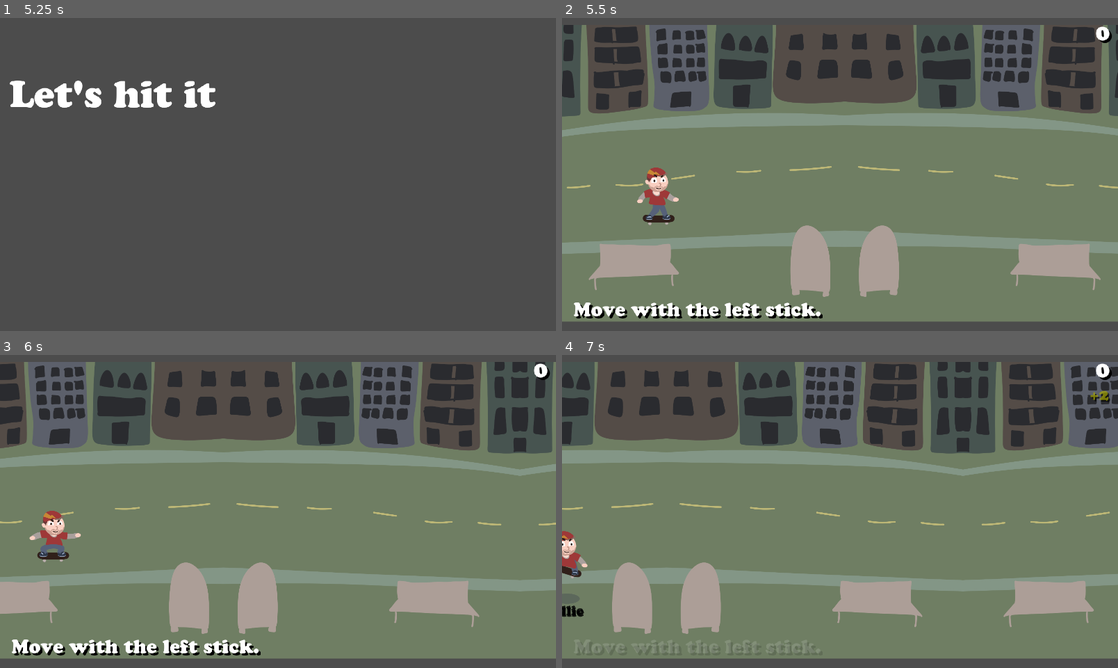
Above: before the commit, frames 1-4 (two rows, left to right).
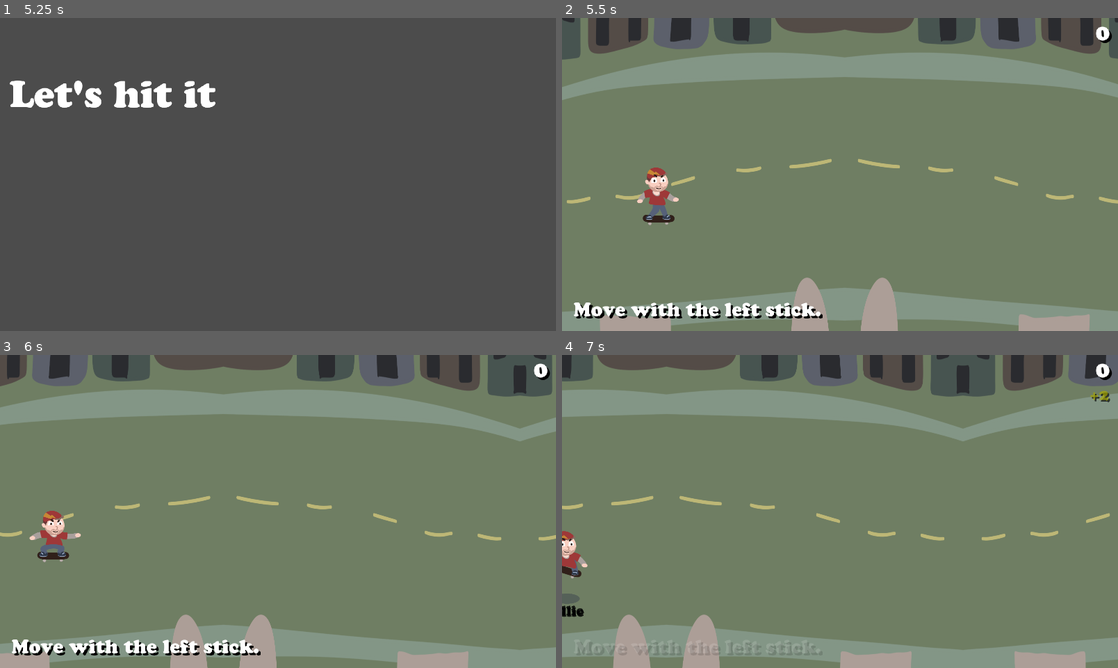
Above: after the commit, the same moments.

Repository: proximadams/The-Radical-Adventures-of-Chris-Pointon
Game: Godot game, scene res://scenes/TitleScreen.tscn
Same seed, same stepped clock (60 frames per second), same inputs: the game is played once before the commit and once after it.
Inputs:
- Up to frame 1 (5.25 s): hold D (move_right) 0.53-1.25 s; hold Down (shift_crouch) 0.53-1.25 s; tap Up (shift_jump) at 0.77, 2.27, 4.52 s; click "Start" at 1.25 s; hold S (move_down) 2.03-2.78 s; tap Down (shift_crouch) at 2.1, 4.35 s; hold D (move_right) 2.78-3.5 s; hold Down (shift_crouch) 2.78-3.5 s; click "Yes" at 3.5 s; hold W (move_up) 4.28-5.03 s; tap Enter at 5 s; hold A (move_left) from 5.03 s (still down); hold Down (shift_crouch) from 5.03 s (still down)
- Up to frame 2 (5.5 s): keep holding A (move_left); keep holding Down (shift_crouch); tap Up (shift_jump) at 5.27 s
- Up to frame 3 (6 s): keep holding A (move_left); release Down (shift_crouch) at 5.78 s; tap Down (shift_crouch) at 5.85 s
- Up to frame 4 (7 s): tap Up (shift_jump) at 6.02 s; release A (move_left) at 6.53 s; hold S (move_down) from 6.53 s (still down); hold Down (shift_crouch) from 6.53 s (still down)

Frame 1 is identical in both runs. In frame 2, 44% of the frame differs, in the area x 0-100%, y 0-100%; in frame 3, 43%; in frame 4, 44%.

Commit message:
record keeping

Diff:
--- a/code/Level.gd
+++ b/code/Level.gd
@@ -1,5 +1,6 @@
 extends Node2D
 
+onready var gameOverHeader   : Control = $CanvasLayer/GameOverScreen/Header
 onready var environment      : Node2D          = $Environment
 onready var player           : Node2D          = $Player
 onready var score            : Control         = $CanvasLayer/Score
@@ -44,8 +45,14 @@
 	score.show_new_points(points)
 
 func game_over() -> void:
+	var isNewRecord : bool = (Records.recordsArr.size() != 0 and Records.recordsArr.max() < score.totalPoints)
 	animGameOver.play('animate')
 	tree.paused = true
+	Records.recordsArr.append(score.totalPoints)
+	if isNewRecord:
+		gameOverHeader.text = 'New Record!'
+	else:
+		gameOverHeader.text = 'Try Again.'
 
 func play_again():
 	tree.paused = false
--- a/code/Player.gd
+++ b/code/Player.gd
@@ -132,6 +132,7 @@
 			movementDirection.y = 0.0
 		movementDirection = movementDirection.normalized()
 		position += movementDirection * delta * SPEED
+	global_position.y = clamp(global_position.y, 180, 990)
 
 	# tricks
 	_listen_for_trick_inputs(delta)
--- /dev/null
+++ b/code/Records.gd
@@ -0,0 +1,3 @@
+extends Node
+
+var recordsArr : Array = []
--- /dev/null
+++ b/code/Scores.gd
@@ -0,0 +1,16 @@
+extends Node
+
+
+# Declare member variables here. Examples:
+# var a = 2
+# var b = "text"
+
+
+# Called when the node enters the scene tree for the first time.
+func _ready():
+	pass # Replace with function body.
+
+
+# Called every frame. 'delta' is the elapsed time since the previous frame.
+#func _process(delta):
+#	pass
--- a/project.godot
+++ b/project.godot
@@ -13,6 +13,10 @@
 config/name="The Radical Adventures Of Chris Pointon"
 run/main_scene="res://scenes/TitleScreen.tscn"
 config/icon="res://icon.png"
+
+[autoload]
+
+Records="*res://code/Records.gd"
 
 [display]
 
@@ -57,13 +61,13 @@
  ]
 }
 shift_forward={
-"deadzone": 0.5,
+"deadzone": 0.9,
 "events": [ Object(InputEventKey,"resource_local_to_scene":false,"resource_name":"","device":0,"alt":false,"shift":false,"control":false,"meta":false,"command":false,"pressed":false,"scancode":0,"physical_scancode":16777233,"unicode":0,"echo":false,"script":null)
 , Object(InputEventJoypadMotion,"resource_local_to_scene":false,"resource_name":"","device":0,"axis":2,"axis_value":1.0,"script":null)
  ]
 }
 shift_back={
-"deadzone": 0.5,
+"deadzone": 0.9,
 "events": [ Object(InputEventKey,"resource_local_to_scene":false,"resource_name":"","device":0,"alt":false,"shift":false,"control":false,"meta":false,"command":false,"pressed":false,"scancode":0,"physical_scancode":16777231,"unicode":0,"echo":false,"script":null)
 , Object(InputEventJoypadMotion,"resource_local_to_scene":false,"resource_name":"","device":0,"axis":2,"axis_value":-1.0,"script":null)
  ]
--- a/scenes/Level.tscn
+++ b/scenes/Level.tscn
@@ -33,7 +33,7 @@
 "values": [ Color( 1, 1, 1, 0 ) ]
 }
 tracks/1/type = "value"
-tracks/1/path = NodePath("GameOver:modulate")
+tracks/1/path = NodePath("Header:modulate")
 tracks/1/interp = 1
 tracks/1/loop_wrap = true
 tracks/1/imported = false
@@ -109,7 +109,7 @@
 "values": [ Color( 1, 1, 1, 0 ), Color( 1, 1, 1, 1 ) ]
 }
 tracks/1/type = "value"
-tracks/1/path = NodePath("GameOver:modulate")
+tracks/1/path = NodePath("Header:modulate")
 tracks/1/interp = 1
 tracks/1/loop_wrap = true
 tracks/1/imported = false
@@ -260,7 +260,7 @@
 "values": [ Color( 1, 1, 1, 0 ) ]
 }
 tracks/3/type = "value"
-tracks/3/path = NodePath("GameOver:modulate")
+tracks/3/path = NodePath("Header:modulate")
 tracks/3/interp = 1
 tracks/3/loop_wrap = true
 tracks/3/imported = false
@@ -1182,7 +1182,7 @@
 "times": PoolRealArray( 0 ),
 "transitions": PoolRealArray( 1 ),
 "update": 0,
-"values": [ Color( 1, 1, 1, 0.54902 ) ]
+"values": [ Color( 1, 1, 1, 1 ) ]
 }
 tracks/5/type = "value"
 tracks/5/path = NodePath("Shadow:scale")
@@ -1344,7 +1344,7 @@
 "times": PoolRealArray( 0 ),
 "transitions": PoolRealArray( 1 ),
 "update": 0,
-"values": [ Color( 1, 1, 1, 0.470588 ) ]
+"values": [ Color( 1, 1, 1, 1 ) ]
 }
 tracks/5/type = "value"
 tracks/5/path = NodePath("Shadow:scale")
@@ -1469,7 +1469,7 @@
 "times": PoolRealArray( 0, 0.55, 0.6 ),
 "transitions": PoolRealArray( 1, 1, 1 ),
 "update": 0,
-"values": [ Color( 1, 1, 1, 0.470588 ), Color( 1, 1, 1, 0.117647 ), Color( 1, 1, 1, 0 ) ]
+"values": [ Color( 1, 1, 1, 1 ), Color( 1, 1, 1, 0.117647 ), Color( 1, 1, 1, 0 ) ]
 }
 tracks/3/type = "value"
 tracks/3/path = NodePath("Shadow:scale")
@@ -1644,7 +1644,7 @@
 "times": PoolRealArray( 0, 0.6, 1.25, 1.3 ),
 "transitions": PoolRealArray( 1, 1, 1, 1 ),
 "update": 0,
-"values": [ Color( 1, 1, 1, 0.470588 ), Color( 1, 1, 1, 0.784314 ), Color( 1, 1, 1, 0.117647 ), Color( 1, 1, 1, 0 ) ]
+"values": [ Color( 1, 1, 1, 0.470588 ), Color( 1, 1, 1, 1 ), Color( 1, 1, 1, 0.117647 ), Color( 1, 1, 1, 0 ) ]
 }
 tracks/4/type = "value"
 tracks/4/path = NodePath("Shadow:scale")
@@ -1824,7 +1824,7 @@
 "times": PoolRealArray( 0, 0.6, 1.25, 1.3 ),
 "transitions": PoolRealArray( 1, 1, 1, 1 ),
 "update": 0,
-"values": [ Color( 1, 1, 1, 0.470588 ), Color( 1, 1, 1, 0.784314 ), Color( 1, 1, 1, 0.117647 ), Color( 1, 1, 1, 0 ) ]
+"values": [ Color( 1, 1, 1, 0.470588 ), Color( 1, 1, 1, 1 ), Color( 1, 1, 1, 0.117647 ), Color( 1, 1, 1, 0 ) ]
 }
 tracks/4/type = "value"
 tracks/4/path = NodePath("Shadow:scale")
@@ -2001,7 +2001,7 @@
 "times": PoolRealArray( 0, 0.6, 1.25, 1.3 ),
 "transitions": PoolRealArray( 1, 1, 1, 1 ),
 "update": 0,
-"values": [ Color( 1, 1, 1, 0.470588 ), Color( 1, 1, 1, 0.784314 ), Color( 1, 1, 1, 0.117647 ), Color( 1, 1, 1, 0 ) ]
+"values": [ Color( 1, 1, 1, 0.470588 ), Color( 1, 1, 1, 1 ), Color( 1, 1, 1, 0.117647 ), Color( 1, 1, 1, 0 ) ]
 }
 tracks/4/type = "value"
 tracks/4/path = NodePath("Shadow:scale")
@@ -2164,7 +2164,7 @@
 "times": PoolRealArray( 0, 0.6, 1.25, 1.3 ),
 "transitions": PoolRealArray( 1, 1, 1, 1 ),
 "update": 0,
-"values": [ Color( 1, 1, 1, 0.470588 ), Color( 1, 1, 1, 0.784314 ), Color( 1, 1, 1, 0.117647 ), Color( 1, 1, 1, 0 ) ]
+"values": [ Color( 1, 1, 1, 0.470588 ), Color( 1, 1, 1, 1 ), Color( 1, 1, 1, 0.117647 ), Color( 1, 1, 1, 0 ) ]
 }
 tracks/4/type = "value"
 tracks/4/path = NodePath("Shadow:scale")
@@ -2338,7 +2338,7 @@
 "times": PoolRealArray( 0, 0.6, 1.25, 1.3 ),
 "transitions": PoolRealArray( 1, 1, 1, 1 ),
 "update": 0,
-"values": [ Color( 1, 1, 1, 0.470588 ), Color( 1, 1, 1, 0.784314 ), Color( 1, 1, 1, 0.117647 ), Color( 1, 1, 1, 0 ) ]
+"values": [ Color( 1, 1, 1, 0.470588 ), Color( 1, 1, 1, 1 ), Color( 1, 1, 1, 0.117647 ), Color( 1, 1, 1, 0 ) ]
 }
 tracks/4/type = "value"
 tracks/4/path = NodePath("Shadow:scale")
@@ -2501,7 +2501,7 @@
 "times": PoolRealArray( 0, 0.6, 1.25, 1.3 ),
 "transitions": PoolRealArray( 1, 1, 1, 1 ),
 "update": 0,
-"values": [ Color( 1, 1, 1, 0.470588 ), Color( 1, 1, 1, 0.784314 ), Color( 1, 1, 1, 0.117647 ), Color( 1, 1, 1, 0 ) ]
+"values": [ Color( 1, 1, 1, 0.470588 ), Color( 1, 1, 1, 1 ), Color( 1, 1, 1, 0.117647 ), Color( 1, 1, 1, 0 ) ]
 }
 tracks/4/type = "value"
 tracks/4/path = NodePath("Shadow:scale")
@@ -2678,7 +2678,7 @@
 "times": PoolRealArray( 0, 0.6, 1.25, 1.3 ),
 "transitions": PoolRealArray( 1, 1, 1, 1 ),
 "update": 0,
-"values": [ Color( 1, 1, 1, 0.470588 ), Color( 1, 1, 1, 0.784314 ), Color( 1, 1, 1, 0.117647 ), Color( 1, 1, 1, 0 ) ]
+"values": [ Color( 1, 1, 1, 0.470588 ), Color( 1, 1, 1, 1 ), Color( 1, 1, 1, 0.117647 ), Color( 1, 1, 1, 0 ) ]
 }
 tracks/4/type = "value"
 tracks/4/path = NodePath("Shadow:scale")
@@ -2841,7 +2841,7 @@
 "times": PoolRealArray( 0, 0.6, 1.25, 1.3 ),
 "transitions": PoolRealArray( 1, 1, 1, 1 ),
 "update": 0,
-"values": [ Color( 1, 1, 1, 0.470588 ), Color( 1, 1, 1, 0.784314 ), Color( 1, 1, 1, 0.117647 ), Color( 1, 1, 1, 0 ) ]
+"values": [ Color( 1, 1, 1, 0.470588 ), Color( 1, 1, 1, 1 ), Color( 1, 1, 1, 0.117647 ), Color( 1, 1, 1, 0 ) ]
 }
 tracks/4/type = "value"
 tracks/4/path = NodePath("Shadow:scale")
@@ -3004,7 +3004,7 @@
 "times": PoolRealArray( 0, 0.6, 1.25, 1.3 ),
 "transitions": PoolRealArray( 1, 1, 1, 1 ),
 "update": 0,
-"values": [ Color( 1, 1, 1, 0.470588 ), Color( 1, 1, 1, 0.784314 ), Color( 1, 1, 1, 0.117647 ), Color( 1, 1, 1, 0 ) ]
+"values": [ Color( 1, 1, 1, 0.470588 ), Color( 1, 1, 1, 1 ), Color( 1, 1, 1, 0.117647 ), Color( 1, 1, 1, 0 ) ]
 }
 tracks/4/type = "value"
 tracks/4/path = NodePath("Shadow:scale")
@@ -3178,7 +3178,7 @@
 "times": PoolRealArray( 0, 0.35, 0.9, 0.95 ),
 "transitions": PoolRealArray( 1, 1, 1, 1 ),
 "update": 0,
-"values": [ Color( 1, 1, 1, 0.470588 ), Color( 1, 1, 1, 0.627451 ), Color( 1, 1, 1, 0.117647 ), Color( 1, 1, 1, 0 ) ]
+"values": [ Color( 1, 1, 1, 0.470588 ), Color( 1, 1, 1, 1 ), Color( 1, 1, 1, 0.117647 ), Color( 1, 1, 1, 0 ) ]
 }
 tracks/4/type = "value"
 tracks/4/path = NodePath("Shadow:scale")
@@ -3342,7 +3342,7 @@
 "times": PoolRealArray( 0, 0.7, 0.75 ),
 "transitions": PoolRealArray( 1, 1, 1 ),
 "update": 0,
-"values": [ Color( 1, 1, 1, 0.627451 ), Color( 1, 1, 1, 0.117647 ), Color( 1, 1, 1, 0 ) ]
+"values": [ Color( 1, 1, 1, 1 ), Color( 1, 1, 1, 0.117647 ), Color( 1, 1, 1, 0 ) ]
 }
 tracks/3/type = "value"
 tracks/3/path = NodePath("Shadow:scale")
@@ -3480,7 +3480,7 @@
 "times": PoolRealArray( 0, 0.7, 0.75 ),
 "transitions": PoolRealArray( 1, 1, 1 ),
 "update": 0,
-"values": [ Color( 1, 1, 1, 0.627451 ), Color( 1, 1, 1, 0.117647 ), Color( 1, 1, 1, 0 ) ]
+"values": [ Color( 1, 1, 1, 1 ), Color( 1, 1, 1, 0.117647 ), Color( 1, 1, 1, 0 ) ]
 }
 tracks/3/type = "value"
 tracks/3/path = NodePath("Shadow:scale")
@@ -3642,7 +3642,7 @@
 "times": PoolRealArray( 0 ),
 "transitions": PoolRealArray( 1 ),
 "update": 0,
-"values": [ Color( 1, 1, 1, 0.470588 ) ]
+"values": [ Color( 1, 1, 1, 1 ) ]
 }
 tracks/5/type = "value"
 tracks/5/path = NodePath("Shadow:scale")
@@ -3926,7 +3926,7 @@
 "times": PoolRealArray( 0 ),
 "transitions": PoolRealArray( 1 ),
 "update": 0,
-"values": [ Color( 1, 1, 1, 0.470588 ) ]
+"values": [ Color( 1, 1, 1, 1 ) ]
 }
 tracks/5/type = "value"
 tracks/5/path = NodePath("Shadow:scale")
@@ -4301,7 +4301,7 @@
 "times": PoolRealArray( 0, 0.5, 1.1, 1.15 ),
 "transitions": PoolRealArray( 1, 1, 1, 1 ),
 "update": 0,
-"values": [ Color( 1, 1, 1, 0.117647 ), Color( 1, 1, 1, 0.627451 ), Color( 1, 1, 1, 0.117647 ), Color( 1, 1, 1, 0 ) ]
+"values": [ Color( 1, 1, 1, 0.117647 ), Color( 1, 1, 1, 1 ), Color( 1, 1, 1, 0.117647 ), Color( 1, 1, 1, 0 ) ]
 }
 tracks/3/type = "value"
 tracks/3/path = NodePath("Shadow:scale")
@@ -4478,7 +4478,7 @@
 "times": PoolRealArray( 0, 0.5, 1.1, 1.15 ),
 "transitions": PoolRealArray( 1, 1, 1, 1 ),
 "update": 0,
-"values": [ Color( 1, 1, 1, 0.117647 ), Color( 1, 1, 1, 0.627451 ), Color( 1, 1, 1, 0.117647 ), Color( 1, 1, 1, 0 ) ]
+"values": [ Color( 1, 1, 1, 0.117647 ), Color( 1, 1, 1, 1 ), Color( 1, 1, 1, 0.117647 ), Color( 1, 1, 1, 0 ) ]
 }
 tracks/3/type = "value"
 tracks/3/path = NodePath("Shadow:scale")
@@ -4617,7 +4617,7 @@
 "times": PoolRealArray( 0, 0.5, 1.1, 1.15 ),
 "transitions": PoolRealArray( 1, 1, 1, 1 ),
 "update": 0,
-"values": [ Color( 1, 1, 1, 0.117647 ), Color( 1, 1, 1, 0.627451 ), Color( 1, 1, 1, 0.117647 ), Color( 1, 1, 1, 0 ) ]
+"values": [ Color( 1, 1, 1, 0.117647 ), Color( 1, 1, 1, 1 ), Color( 1, 1, 1, 0.117647 ), Color( 1, 1, 1, 0 ) ]
 }
 tracks/3/type = "value"
 tracks/3/path = NodePath("Shadow:scale")
@@ -4768,7 +4768,7 @@
 "times": PoolRealArray( 0, 0.35, 0.7, 0.75 ),
 "transitions": PoolRealArray( 1, 1, 1, 1 ),
 "update": 0,
-"values": [ Color( 1, 1, 1, 0.117647 ), Color( 1, 1, 1, 0.392157 ), Color( 1, 1, 1, 0.117647 ), Color( 1, 1, 1, 0 ) ]
+"values": [ Color( 1, 1, 1, 0.117647 ), Color( 1, 1, 1, 1 ), Color( 1, 1, 1, 0.117647 ), Color( 1, 1, 1, 0 ) ]
 }
 tracks/4/type = "value"
 tracks/4/path = NodePath("Shadow:scale")
@@ -6101,7 +6101,7 @@
 anchor_bottom = 1.0
 color = Color( 0, 0, 0, 0.588235 )
 
-[node name="GameOver" type="Label" parent="CanvasLayer/GameOverScreen"]
+[node name="Header" type="Label" parent="CanvasLayer/GameOverScreen"]
 modulate = Color( 1, 1, 1, 0 )
 anchor_left = 0.5
 anchor_top = 0.5
@@ -6111,8 +6111,10 @@
 margin_top = -264.5
 margin_right = 377.0
 margin_bottom = -135.5
+grow_horizontal = 2
 theme = ExtResource( 26 )
 text = "Game Over"
+align = 1
 
 [node name="FocusDefaultButton" type="Button" parent="CanvasLayer/GameOverScreen"]
 visible = false
@@ -6369,20 +6371,20 @@
 
 [node name="BackgroundSprite1" type="Sprite" parent="Environment/Group1"]
 position = Vector2( 500, 308 )
-scale = Vector2( 0.5, 0.5 )
+scale = Vector2( 0.5, 1 )
 z_index = -1
 texture = ExtResource( 4 )
 
 [node name="BackgroundSprite2" type="Sprite" parent="Environment/Group1"]
 position = Vector2( 1524, 308 )
-scale = Vector2( 0.5, 0.5 )
+scale = Vector2( 0.5, 1 )
 z_index = -1
 texture = ExtResource( 4 )
 flip_h = true
 
 [node name="BackgroundSprite3" type="Sprite" parent="Environment/Group1"]
 position = Vector2( 2548, 308 )
-scale = Vector2( 0.5, 0.5 )
+scale = Vector2( 0.5, 1 )
 z_index = -1
 texture = ExtResource( 4 )
 
@@ -6400,20 +6402,20 @@
 
 [node name="BackgroundSprite1" type="Sprite" parent="Environment/Group2"]
 position = Vector2( 500, 308 )
-scale = Vector2( 0.5, 0.5 )
+scale = Vector2( 0.5, 1 )
 z_index = -1
 texture = ExtResource( 4 )
 flip_h = true
 
 [node name="BackgroundSprite2" type="Sprite" parent="Environment/Group2"]
 position = Vector2( 1524, 308 )
-scale = Vector2( 0.5, 0.5 )
+scale = Vector2( 0.5, 1 )
 z_index = -1
 texture = ExtResource( 4 )
 
 [node name="BackgroundSprite3" type="Sprite" parent="Environment/Group2"]
 position = Vector2( 2548, 308 )
-scale = Vector2( 0.5, 0.5 )
+scale = Vector2( 0.5, 1 )
 z_index = -1
 texture = ExtResource( 4 )
 flip_h = true
